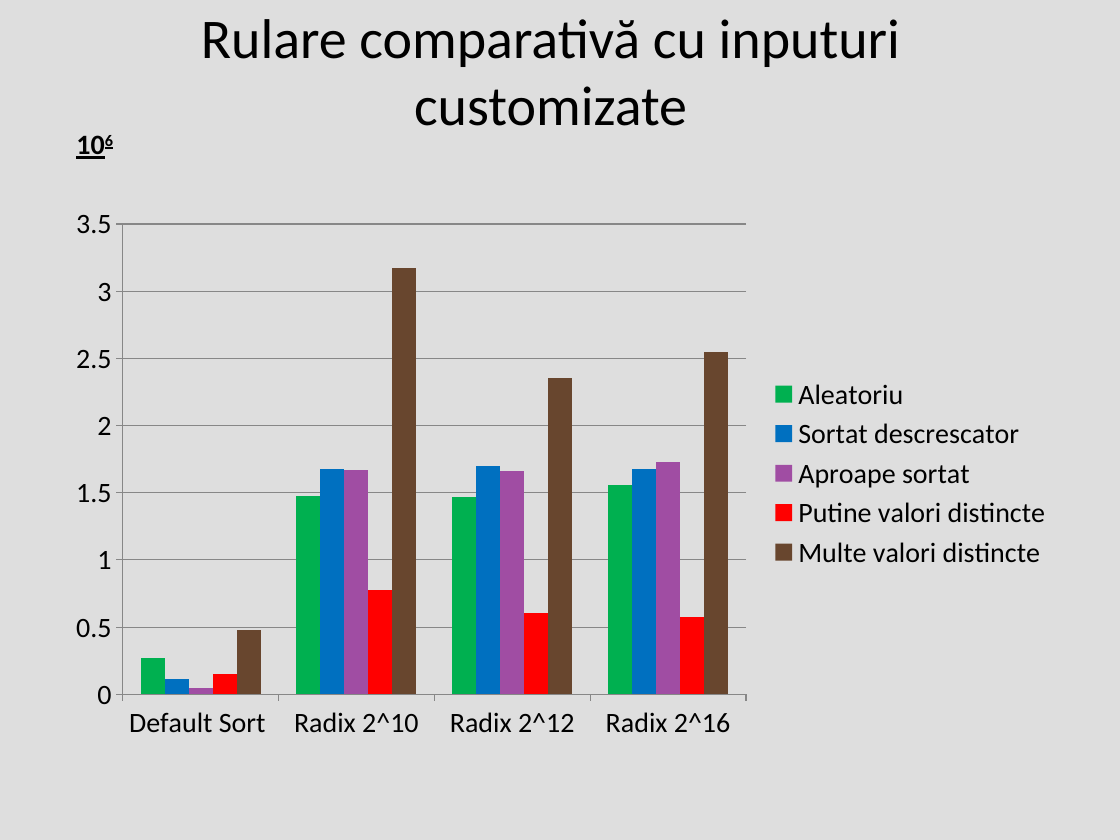
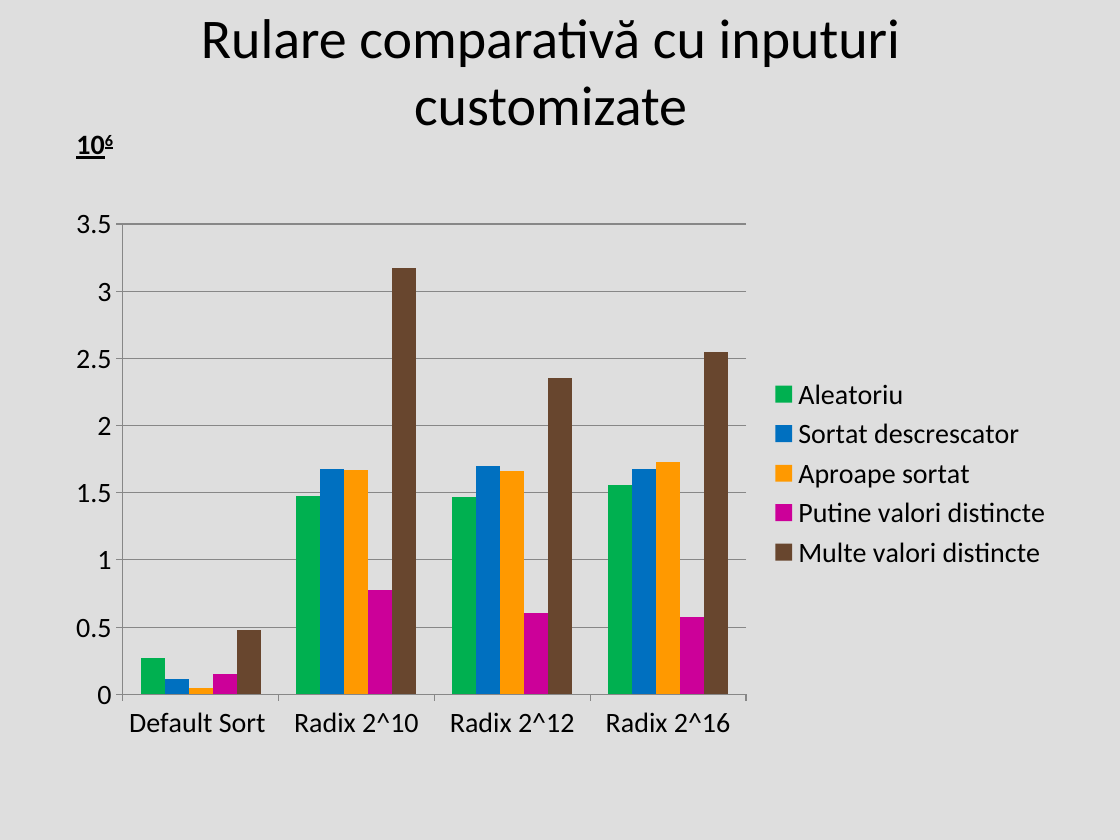
Before and after one commit to iuliali/sorting-algo-project, a slide deck: slide 2 of Analiză comparativă sortări.pptx. Drawn at 1120x840 pixels with LibreOffice and Linux fonts; fonts in the diff are those of the drawing. Boxes give left, top, right and bottom in pixels: in the first picture for what was removed or moved away, otherwise in the second. Text is boxed around its words. In the diff, an @@ line names an element or a change of style, - is before the commit and + after.

```diff
--- a/Analiză comparativă sortări.pptx
+++ b/Analiză comparativă sortări.pptx
@@ column chart at bbox=[56, 196, 1064, 750] @@
@@ colour of Aproape sortat #A04DA3 to #FF9900 @@
@@ colour of Putine valori distincte #FF0000 to #CC0099 @@
```
Also in this commit, not shown: 10 other slides changed, 7 slides added, 6 other files.
